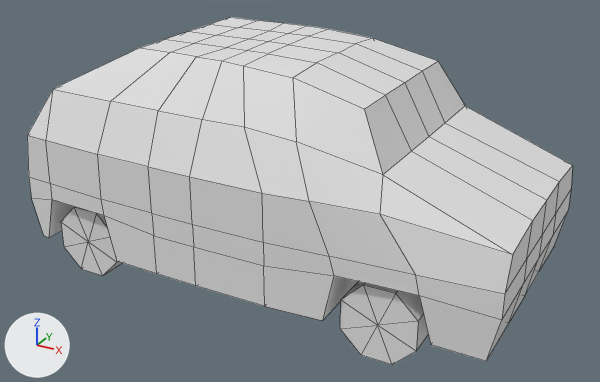
A saved change to the FBX model Assets/Models/Car.fbx.
Before and after are seen from a 50 mm camera at (4.37, -7.26, 4.57) aimed at (0.42, -0.09, 0.98). The axes (+X, +Y, +Z) are drawn at lower left. The lights are the same throughout. Mesh edges are drawn as thin lines.

The scene before the commit, as lines of its bpy script (objects in view):
```python
me_cube_004 = bpy.data.meshes.new('Cube.004')
me_cube_004.from_pydata(...)  # an 8-sided cylinder along y spanning x -0.382..0.382, y -0.207..0.207, z -0.382..0.382
me_cube_005 = bpy.data.meshes.new('Cube.005')
me_cube_005.from_pydata(...)  # an 8-sided cylinder along y spanning x -0.382..0.382, y -0.207..0.207, z -0.382..0.382
me_cube_007 = bpy.data.meshes.new('Cube.007')
me_cube_007.from_pydata(...)  # 180 vertices, 180 faces; spans x -2.32..2.98, y -1.38..1.38, z -1.2..1.0
ob_body = bpy.data.objects.new('Body', me_cube_007)
ob_body.location = (0.0, 0.0, 1.537)
ob_wheelbr = bpy.data.objects.new('WheelBR', me_cube_005)
ob_wheelbr.location = (-1.608, -1.02, 0.382)
ob_wheelfr = bpy.data.objects.new('WheelFR', me_cube_004)
ob_wheelfr.location = (1.861, -1.02, 0.382)
```
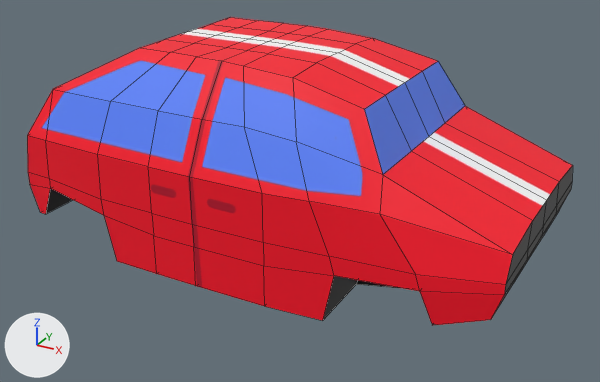
Boxes [x1, y1, x2, y2] around the edits, measured in the pictures (600 x 382 px; the box of a moved part takes in the faces that stretch with it):
'Body', recoloured, reshaped, surface changed (10% shorter)
    before: [27, 17, 573, 361]
    after: [27, 17, 573, 326]
'WheelFR', deleted
    before: [340, 282, 428, 365]
'WheelBR', deleted
    before: [61, 207, 122, 276]
part 1 of me_cube_007, moved or reshaped
    both: [27, 135, 101, 199]
part 2 of me_cube_007, moved or reshaped
    before: [29, 177, 104, 238]
    after: [28, 172, 104, 215]
part 3 of me_cube_007, moved or reshaped
    before: [329, 257, 505, 320]
    after: [329, 257, 506, 295]
part 4 of me_cube_007, moved or reshaped
    before: [380, 166, 573, 294]
    after: [380, 166, 573, 285]
part 5 of me_cube_007, moved or reshaped
    before: [357, 281, 502, 361]
    after: [356, 280, 504, 326]
part 6 of me_cube_007, moved or reshaped
    before: [502, 190, 571, 319]
    after: [505, 182, 572, 294]
part 7 of me_cube_007, moved or reshaped
    before: [487, 211, 568, 359]
    after: [493, 195, 568, 316]
part 8 of me_cube_007, surface changed
    both: [28, 17, 573, 321]

The change in detail:
Picture 'CarDiffuse.png' (img_cardiffuse_png) is new.
Material 'Material' (mat_material) is new.
Its texture is img_cardiffuse_png.
me_cube_007 has 180 vertices, 180 faces and spans x -2.32..2.98, y -1.38..1.38, z -1.2..1.0.
me_cube_007 is used by ob_body; location (0.0, 0.0, 1.537).
me_cube_007 part 1: all 7 vertices in x -2.32..-1.99, y -1.31..1.31, z -0.5 are moved by (0.0, 0.0, 0.06).
me_cube_007 part 2: all 4 vertices in x -1.99, y -1.31..1.31, z -0.7..-0.69 are moved by (0.0, 0.0, 0.14).
me_cube_007 part 3: all 4 vertices in x 2.26, y -1.29..1.29, z -0.69 are moved by (0.0, 0.0, 0.04).
me_cube_007 part 4: all 5 vertices in x 2.98, y -1.24..1.24, z -0.5 are moved by (0.0, 0.0, 0.09).
me_cube_007 part 5: all 4 vertices in x 2.37..2.38, y -1.24..1.24, z -1.2..-1.19 are moved by (0.0, 0.0, 0.2).
me_cube_007 part 6: all 5 vertices in x 2.98, y -1.24..1.24, z -0.75 are moved by (0.0, 0.0, 0.24).
me_cube_007 part 7: all 5 vertices in x 2.89, y -1.24..1.24, z -1.19 are moved by (0.0, 0.0, 0.42).
me_cube_007 part 8: texture (UV) coordinates of 180 of 180 faces, centred in x -2.32..2.98, y -1.38..1.38, z -1.2..1.0, changed; they spanned u 0.0..0.98, v 0.0..1.0 and now span u 0.0..0.95, v 0.0..1.0.
me_cube_007 now uses material mat_material (picture img_cardiffuse_png).
Object 'WheelBR' (ob_wheelbr) is deleted.
Object 'WheelFR' (ob_wheelfr) is deleted.
